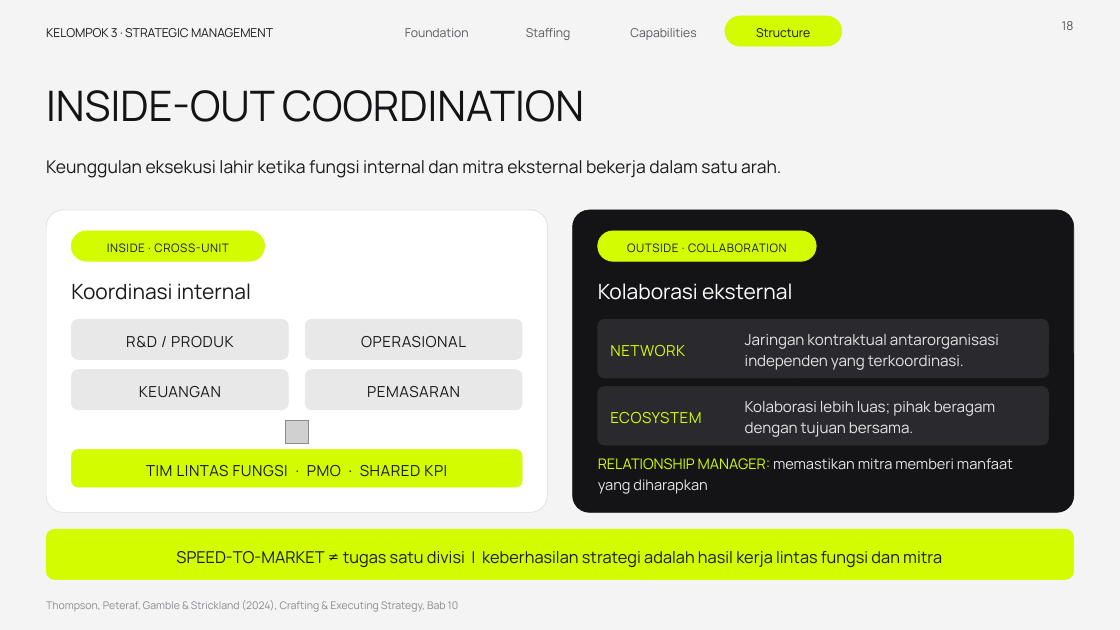
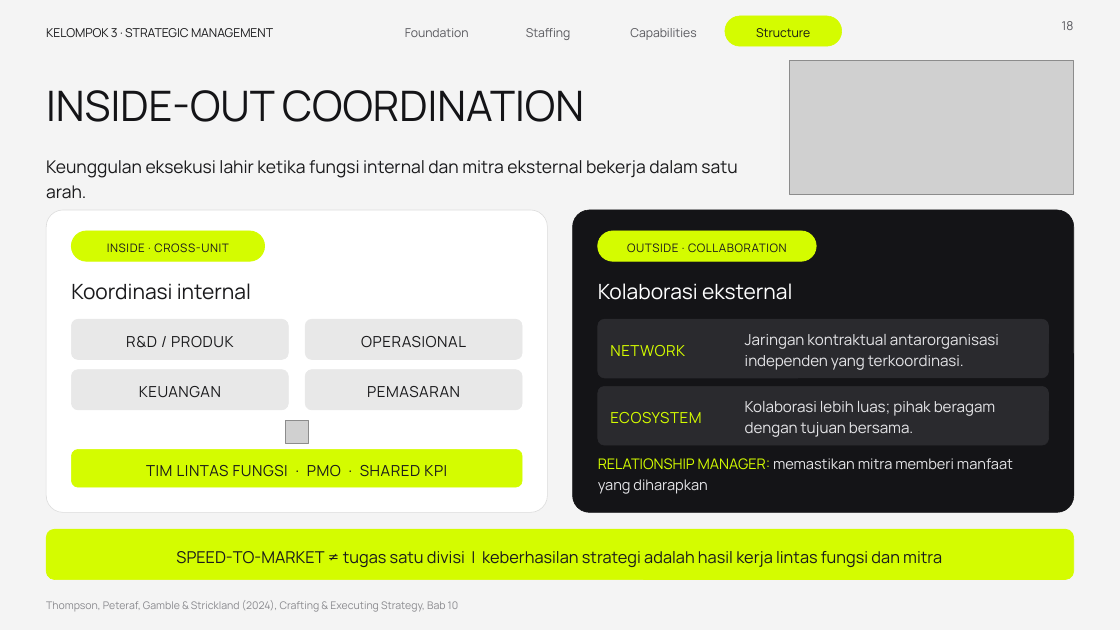
Before and after one commit to aslihabnuri/Dom-Manipulation, a slide deck: slide 18 of presentasi_ch10_kelompok3/SMJKT_Group 3_Aslih_Chapter 10 Strategy Execution.pptx. Drawn at 1120x630 pixels with LibreOffice and Linux fonts; fonts in the diff are those of the drawing; grey boxes stand for pictures. Boxes give left, top, right and bottom in pixels: in the first picture for what was removed or moved away, otherwise in the second. Text is boxed around its words. In the diff, an @@ line names an element or a change of style, - is before the commit and + after.

```diff
--- a/presentasi_ch10_kelompok3/SMJKT_Group 3_Aslih_Chapter 10 Strategy Execution.pptx
+++ b/presentasi_ch10_kelompok3/SMJKT_Group 3_Aslih_Chapter 10 Strategy Execution.pptx
@@ picture added at (x1=790, y1=60, x2=1074, y2=195) @@
@@ text "Keunggulan eksekusi lahir ketika fungsi ..." rewrapped from (x1=46, y1=160, x2=781, y2=178) to (x1=46, y1=160, x2=737, y2=199) @@
```
Also in this commit, not shown: 4 other slides changed, 1 other file.
